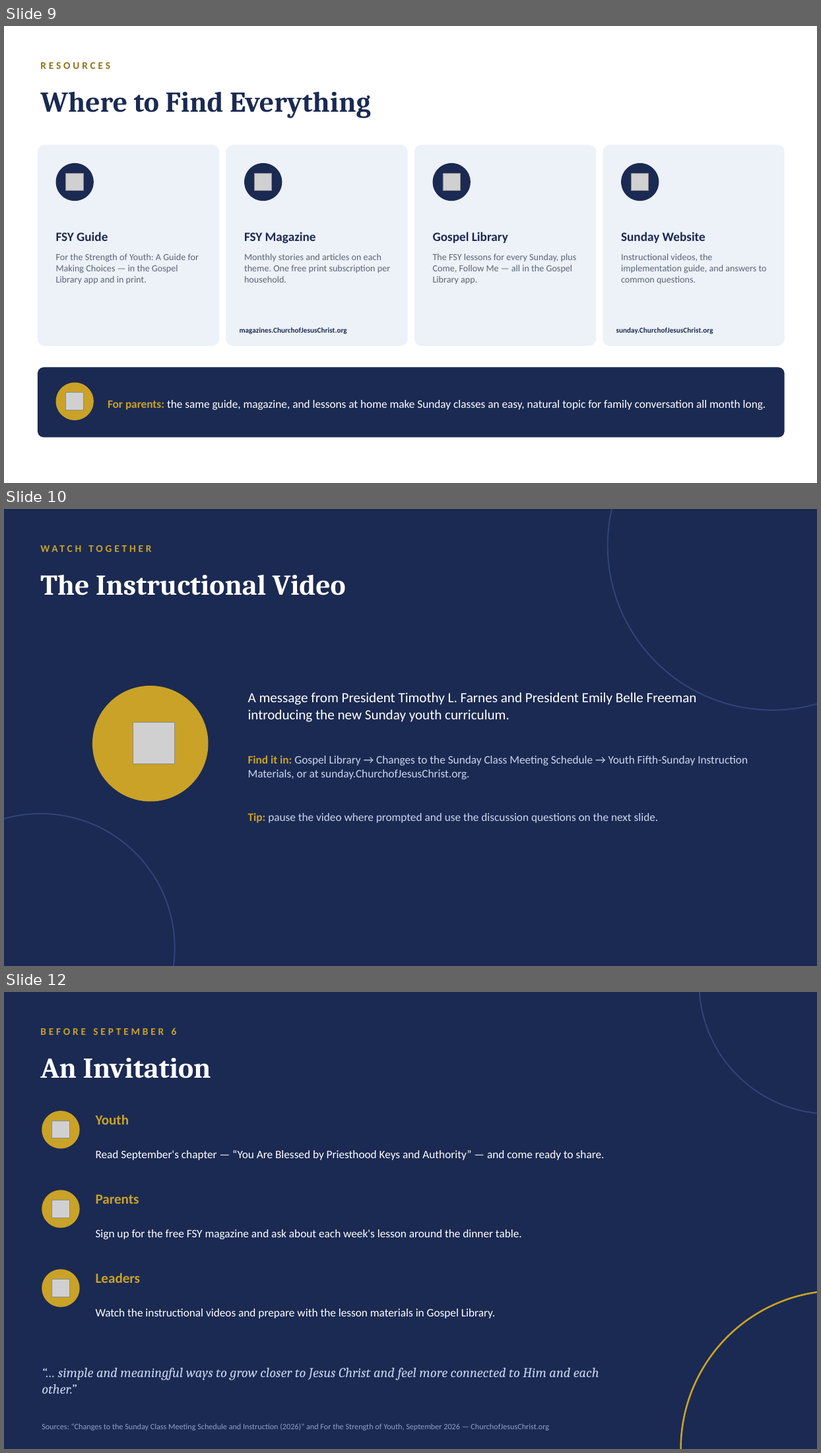
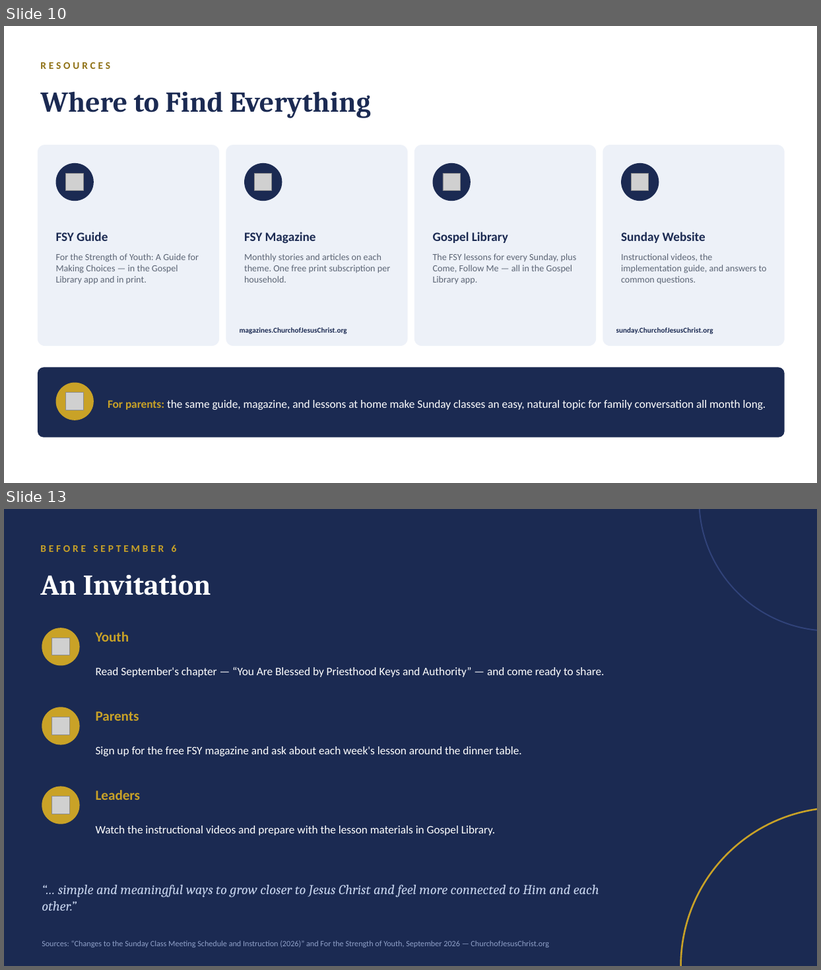
Before and after one commit to hblaylock1/parmagirlscamp, a slide deck: new-sunday-youth-curriculum.pptx. Shown one above the other, each under a label of ours: slides 9, 10 and 12 before the commit, slides 10 and 13 after it; the slides between them are not shown. The pictures are 821x1453 and 821x970 pixels, drawn with LibreOffice and Linux fonts; fonts in the diff are those of the drawing; grey boxes stand for pictures. Boxes give left, top, right and bottom in pixels: in the first picture for what was removed or moved away, otherwise in the second. Text is boxed around its words. In the diff, an @@ line names an element or a change of style, - is before the commit and + after.

```diff
--- a/new-sunday-youth-curriculum.pptx
+++ b/new-sunday-youth-curriculum.pptx
@@ slide 10 removed at [4, 509, 817, 966], background #1B2A52 @@
@@ ellipse removed at [608, 509, 817, 710] @@
@@ text removed at [40, 538, 779, 558] @@
-WATCH TOGETHER
@@ text removed at [40, 574, 346, 595] @@
-The Instructional Video
@@ ellipse removed at [92, 686, 209, 802] @@
@@ text removed at [248, 692, 697, 722] @@
-A message from President Timothy L. Farnes and President Emily Belle Freeman introducing the new Sunday youth curriculum.
@@ picture removed at [133, 722, 175, 764] @@
@@ text removed at [248, 756, 748, 780] @@
-Find it in: Gospel Library → Changes to the Sunday Class Meeting Schedule → Youth Fifth-Sunday Instruction Materials, or at sunday.ChurchofJesusChrist.org.
@@ ellipse removed at [4, 814, 175, 966] @@
@@ text removed at [248, 813, 659, 823] @@
-Tip: pause the video where prompted and use the discussion questions on the next slide.
@@ what was slide 9 is now slide 10 @@
@@ what was slide 12 is now slide 13 @@
```
Also in this commit, not shown: 2 slides changed, 2 slides added, 1 other file.
